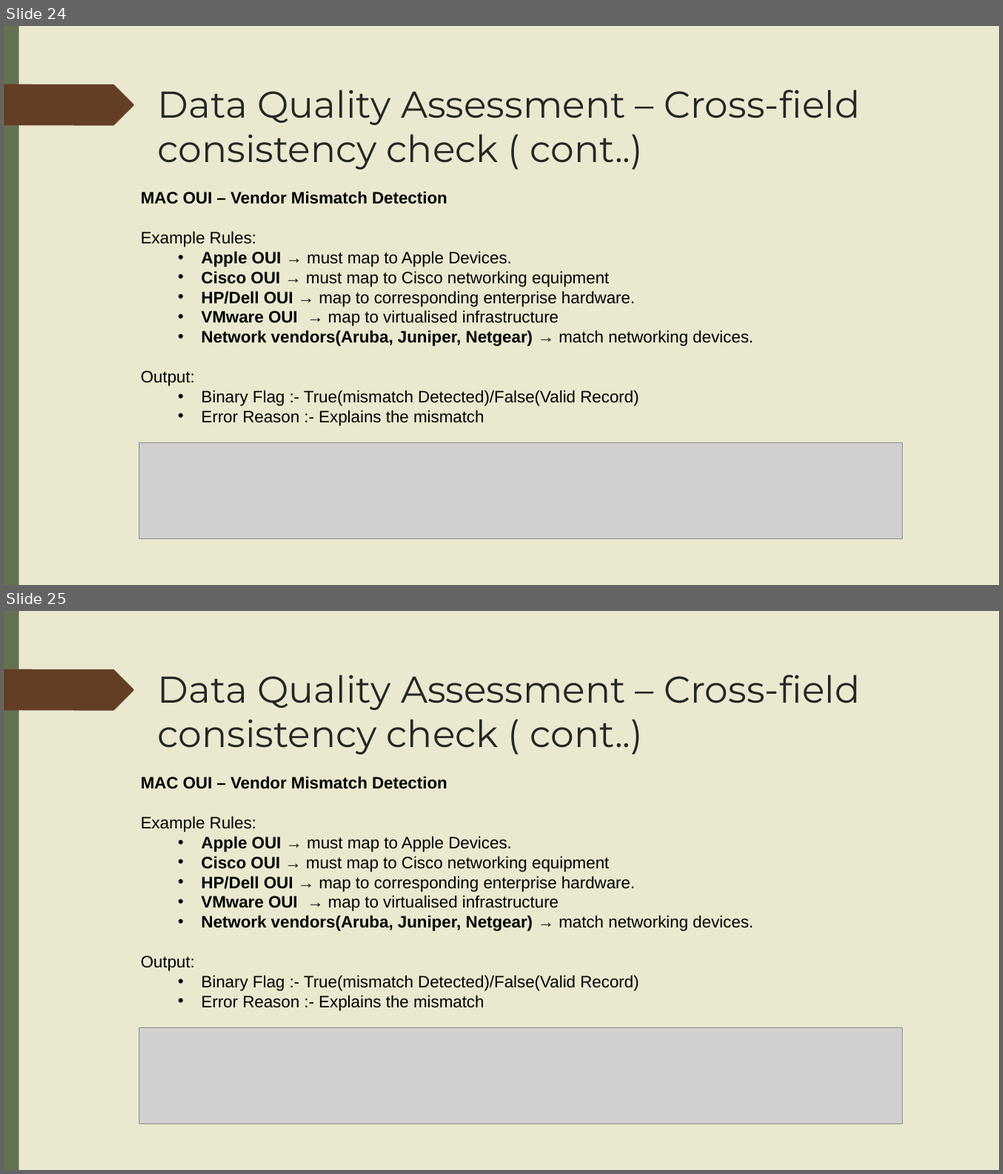
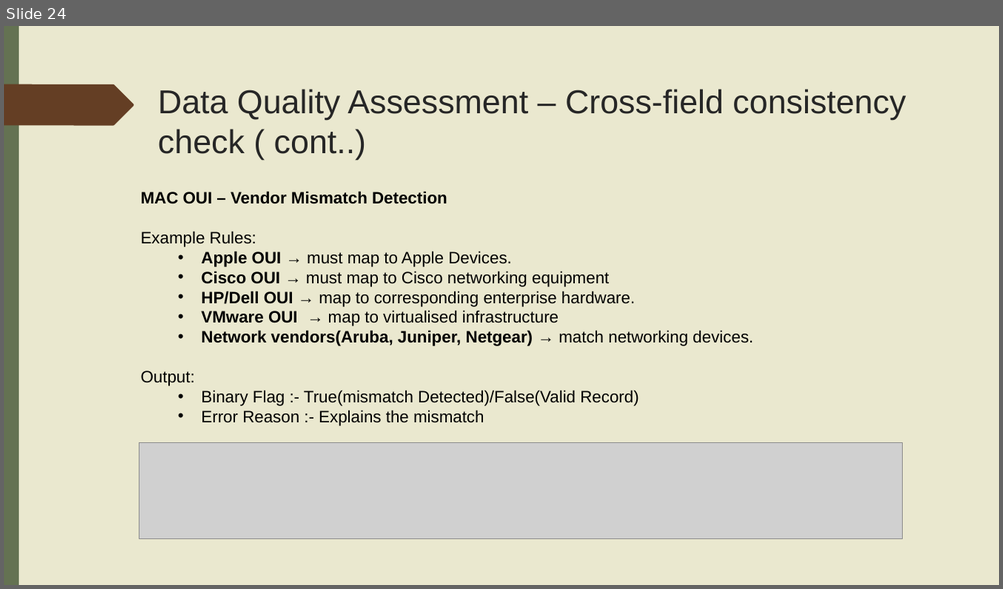
Before and after one commit to Saurav6789/network-asset-classification, a slide deck: Network_analysis.pptx. Shown one above the other, each under a label of ours: slides 24 and 25 before the commit, slide 24 after it. The pictures are 1003x1174 and 1003x589 pixels, drawn with LibreOffice and Linux fonts; fonts in the diff are those of the drawing; grey boxes stand for pictures. Boxes give left, top, right and bottom in pixels: in the first picture for what was removed or moved away, otherwise in the second. Text is boxed around its words. In the diff, an @@ line names an element or a change of style, - is before the commit and + after.

```diff
--- a/Network_analysis.pptx
+++ b/Network_analysis.pptx
@@ slide 25 removed at (x1=4, y1=611, x2=999, y2=1170), background gradient #FFFFFF to #E8E6C4; not listed: 10 template elements that a slide beside it also shows @@
@@ rectangle removed at (x1=4, y1=611, x2=999, y2=1170) @@
@@ rectangle removed at (x1=4, y1=611, x2=19, y2=1170) @@
@@ freeform shape removed at (x1=4, y1=669, x2=134, y2=710) @@
@@ title removed at (x1=158, y1=675, x2=859, y2=755) @@
-Data Quality Assessment – Cross-field consistency check ( cont..)
@@ text removed at (x1=141, y1=776, x2=753, y2=1011) @@
-MAC OUI – Vendor Mismatch Detection
-Example Rules:
-  • Apple OUI → must map to Apple Devices.
-  • Cisco OUI → must map to Cisco networking equipment
-  • HP/Dell OUI → map to corresponding enterprise hardware.
-  • VMware OUI → map to virtualised infrastructure
-  • Network vendors(Aruba, Juniper, Netgear) → match networking devices.
-Output:
-  • Binary Flag :- True(mismatch Detected)/False(Valid Record)
-  • Error Reason :- Explains the mismatch
@@ picture removed at (x1=139, y1=1028, x2=902, y2=1124) @@
@@ slide 24 changed as well @@
@@ title "Data Quality Assessment – Cross-field ..." at (x1=158, y1=89, x2=905, y2=160): size 36 to 32 pt, font Montserrat to Arial @@
```
Also in this commit, not shown: 34 other slides changed.
